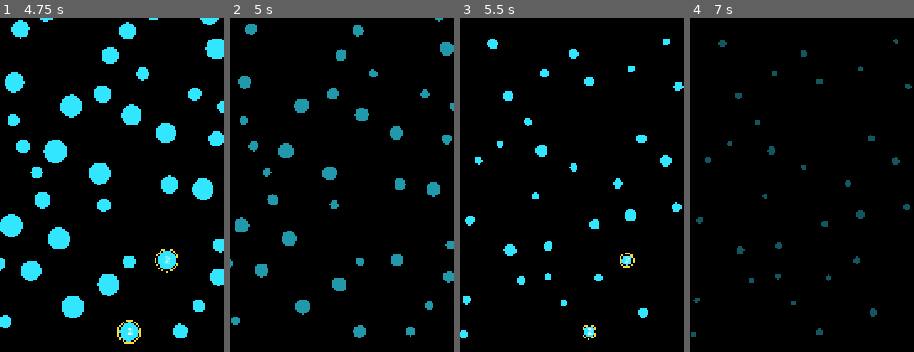
Above: before the commit, frames 1-4 (left to right).
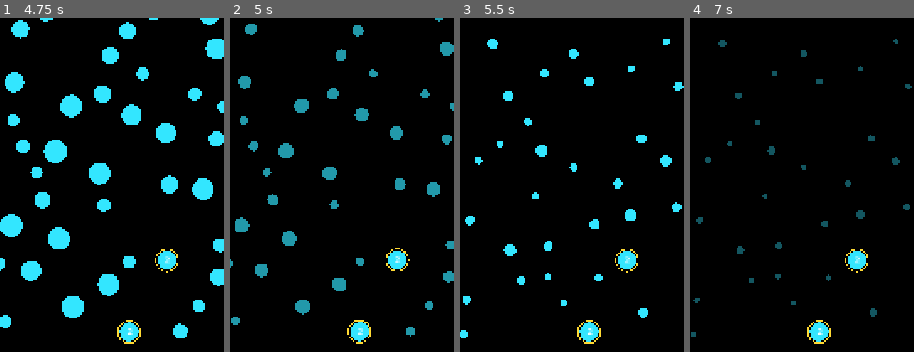
Above: after the commit, the same moments.

Repository: GencyZ/NeonPinball
Game: Godot game, scene res://scenes/main_menu.tscn
Same seed, same stepped clock (60 frames per second), same inputs: the game is played once before the commit and once after it.
Inputs (mouse positions are % of the whole screen's width and height, from its top left):
- Up to frame 1 (4.75 s): click "Start Run" at 0.5 s; tap Enter at 1.25 s; move the mouse to (76, 52) at 1.27 s; hold D 1.28-2 s; hold Shift 1.28-2 s; click (76, 52) at 1.42 s; tap Space at 1.52, 4.25, 4.52 s; drag from (31, 64) to (47, 82) at 2.02 s; move the mouse to (63, 32) at 2.77 s; hold D 2.78-3.5 s; tap Ctrl at 2.85 s; drag from (47, 82) to (20, 41) at 3.52 s; move the mouse to (84, 76) at 4.27 s; hold A from 4.28 s (still down); tap Tab at 4.35 s
- Up to frame 2 (5 s): keep holding A
- Up to frame 3 (5.5 s): release A at 5 s; drag from (20, 41) to (36, 29) at 5.02 s
- Up to frame 4 (7 s): move the mouse to (58, 58) at 5.77 s; hold A 5.78-6.5 s; tap 2 at 5.85 s; click (58, 58) at 5.92 s; drag from (36, 29) to (31, 64) at 6.52 s
The pictures show only the part of the screen within x 25-75%, y 34-84%; the shares and areas given below are measured in that part.

Frame 1 is identical in both runs. In frame 2, 1.0% of the frame differs, in the area x 52-81%, y 68-98%; in frame 3, 0.7%; in frame 4, 1.0%, in the area x 52-80%, y 69-98%.

Commit message:
fix: target pegs stay visible through peg transitions (no flutter out/in)

Diff:
--- a/game/view/board_view.gd
+++ b/game/view/board_view.gd
@@ -591,9 +591,15 @@
 func _start_peg_transition() -> void:
 	_is_transitioning = true
 	_dying_pegs.clear()
+	var survivors: Array = []
 	for peg in _pegs:
-		_dying_pegs.append({&"data": peg.duplicate(), &"ttl": PEG_EXIT_DUR, &"max_ttl": PEG_EXIT_DUR})
-	_pegs.clear()
+		if peg.get(&"is_target", false):
+			survivors.append(peg)   # 目标钉持久，不消失
+		else:
+			_dying_pegs.append({&"data": peg.duplicate(), &"ttl": PEG_EXIT_DUR, &"max_ttl": PEG_EXIT_DUR})
+	_pegs = survivors
+	for i in _pegs.size():
+		_pegs[i][&"id"] = i
 	_sim = _make_sim(_pegs)
 	_rebuild_wall_segs(false)
 	get_tree().create_timer(PEG_EXIT_DUR).timeout.connect(_on_peg_exit_done)
@@ -605,6 +611,8 @@
 	_rebuild_wall_segs(false)
 	_peg_enter_ttls.clear()
 	for peg in _pegs:
+		if peg.get(&"is_target", false):
+			continue   # 目标钉一直在场，不播放出现动画
 		_peg_enter_ttls[peg[&"id"]] = PEG_ENTER_DUR
 	get_tree().create_timer(PEG_ENTER_DUR).timeout.connect(_on_peg_enter_done)
 
